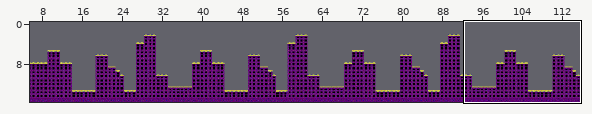
Tiled map: JAGEgradle/JAGEscramble/resources/res/map/phase5.tmx. The picture above shows the old version from afar; the outline marks the close-up.
Close-up. Old version:
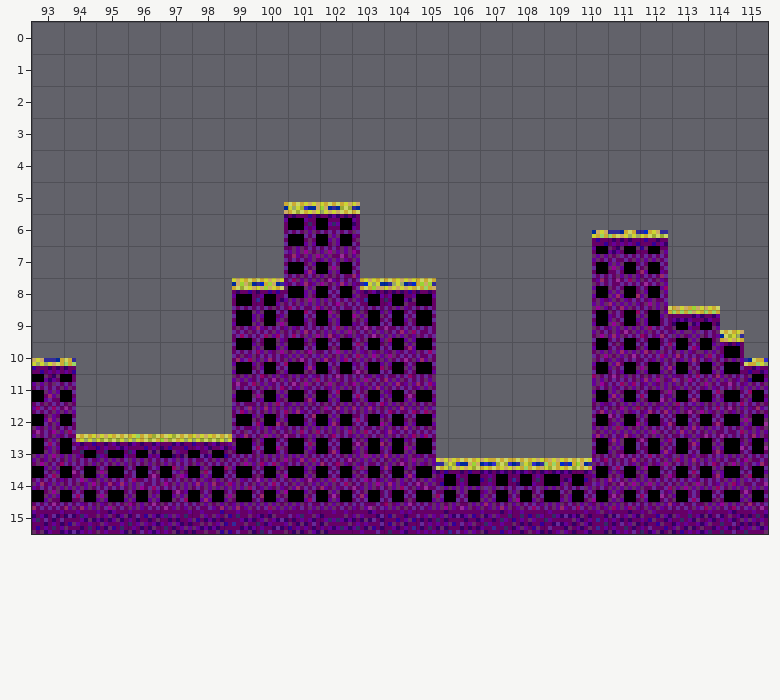
Cells are 8x8 px. Shown: x 93..115, y 0..15.
After the commit:
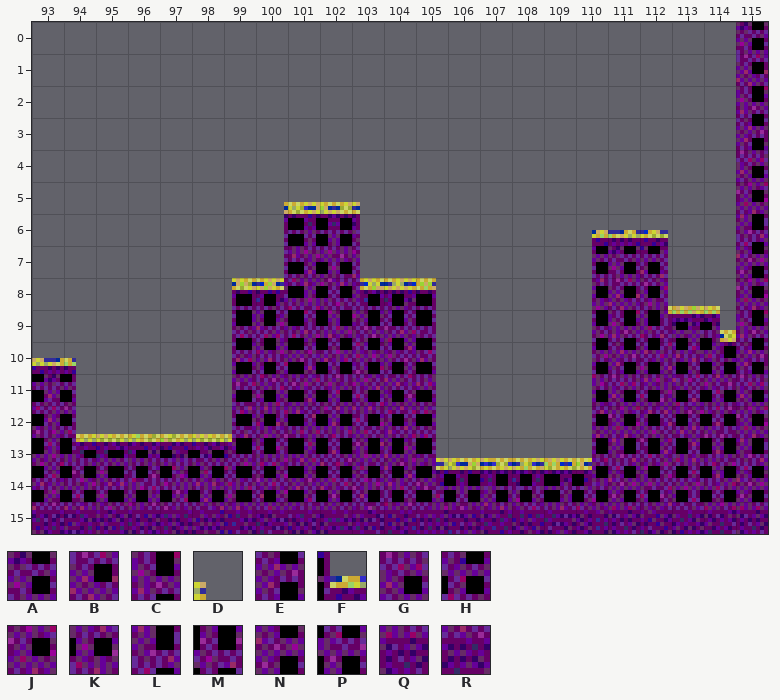
Key: from "skramble_map_clean": A 19947, B 20175, C 20403, D 20407, E 20631, F 20635, G 20859, H 20863, J 21087, K 21091, L 21315, M 21319, N 21543, P 21547, Q 21771, R 21775.
_ is an empty cell.
Edits made:
Layer "map":
y 0: x 115 _ -> A
y 1: x 115 _ -> B
y 2: x 115 _ -> C
y 3: x 115 _ -> E
y 4: x 115 _ -> G
y 5: x 115 _ -> J
y 6: x 115 _ -> L
y 7: x 115 _ -> N
y 8: x 115 _ -> J
y 9: x 115 D -> C
y 10: x 115 F -> E
y 11: x 115 H -> G
y 12: x 115 K -> J
y 13: x 115 M -> L
y 14: x 115 P -> N
y 15: x 115 R -> Q
Pixel boxes of the changes (left, top, right, bottom) in both close-ups:
changed: (736, 22, 768, 534)
